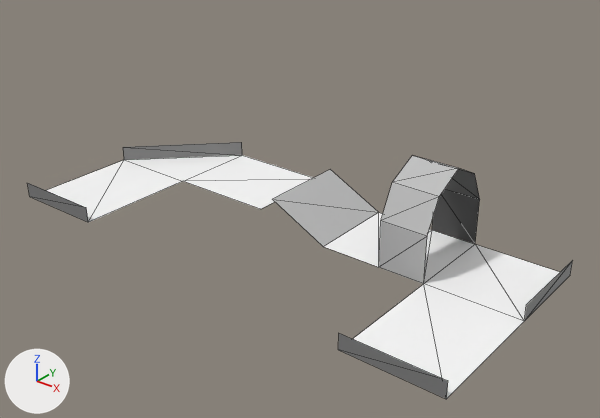
An edit to the Blender file levels/level_00.blend, drawn before and after from the same camera.
Before and after are seen from a 50 mm lens placed at (31.6, -31.5, 24.0), pointed at (3.9, 3.1, 2.5). The lights are fixed; the arrows at lower left show +X, +Y and +Z. Mesh edges are drawn as thin lines.

Before the edit, the objects in view are built like this:
```python
me_plane_001 = bpy.data.meshes.new('Plane.001')
me_plane_001.from_pydata(...)  # 37 vertices, 14 faces; spans x -13.0..18.0, y -4.0..10.0, z 0.0..6.0
# faces by material slot: [3, 4, 4, 3]
me_plane_001.materials.append(mat_m1)  # black #404040
me_plane_001.materials.append(mat_m2)  # grey #808080
me_plane_001.materials.append(mat_m3)  # light grey #c0c0c0
me_plane_001.materials.append(mat_m4)  # white #ffffff
ob_plane = bpy.data.objects.new('Plane', me_plane_001)
ob_plane.location = (0.0, 0.0, 0.0)
_m = ob_plane.modifiers.new('Triangulate', 'TRIANGULATE')
_m.quad_method = 'BEAUTY'
```
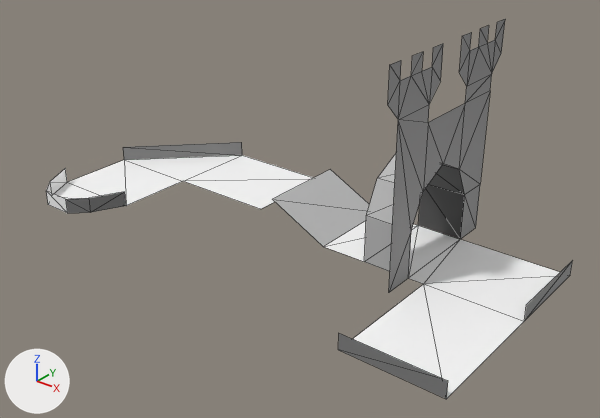
Location of each change, [x1, y1, x2, y2] in pixels of the pictures (600 x 418 px):
'Plane', reshaped (48% taller)
    before: [27, 142, 573, 399]
    after: [46, 19, 573, 399]
part 1 of me_plane_001, built on
    before: [27, 155, 558, 324]
    after: [46, 19, 558, 324]

The edits, one by one:
me_plane_001 is used by ob_plane; location (0.0, 0.0, 0.0).
me_plane_001 had 37 vertices, 14 faces and spanned x -13.0..18.0, y -4.0..10.0, z 0.0..6.0.
me_plane_001 now has 81 vertices, 16 faces, 1 loose edge and spans x -13.0..18.0, y -4.0..13.0, z 0.0..13.0.
Part 1, on me_plane_001:
2 vertices are removed from x -13.0..-7.0, y -4.0, z 2.0.
4 faces are deleted.
13 vertices in x 9.0..12.0, y 4.0..10.0, z 0.0..6.0 move by (-1.0, 0.0, 0.0).
2 vertices move from x -13.0..-7.0, y -4.0, z 1.0 to x -13.0..-7.0, y -1.0, z 1.0.
32 vertices are added at x -12.0..11.0, y -4.0..13.0, z 0.0..13.0.
14 new vertices lie (0.0, 0.0, 1.0) away from vertices in x -13.0..11.0, y -4.0..12.0, z 1.0..12.0.
1 loose edge is added.
3 new faces join them, mat_m4 (white #ffffff).
2 new faces join them, mat_m2 (grey #808080).
1 new face joins them, mat_m3 (light grey #c0c0c0).
